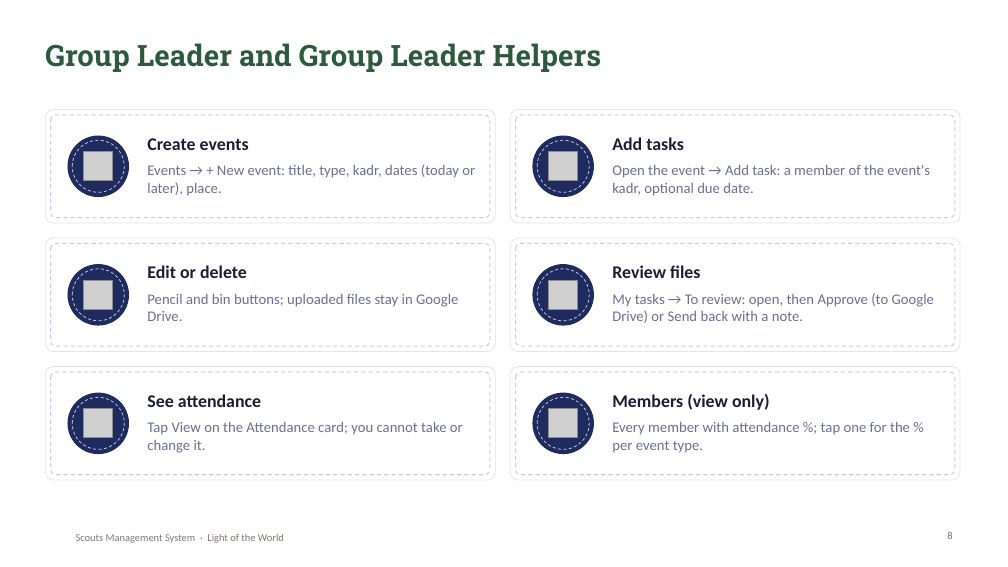
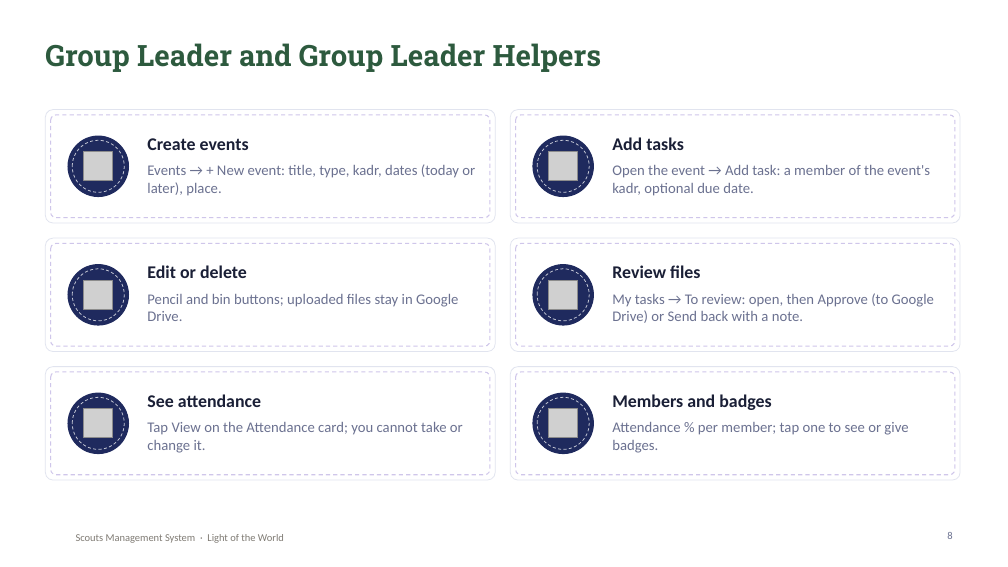
Before and after one commit to SamuelAtef123/Scouts-Management-System-Web-App, a slide deck: slide 8 of docs/Scouts-Project-Presentation.pptx. Drawn at 1008x567 pixels with LibreOffice and Linux fonts; fonts in the diff are those of the drawing; grey boxes stand for pictures; background and template pictures are left out. Boxes give left, top, right and bottom in pixels: in the first picture for what was removed or moved away, otherwise in the second. Text is boxed around its words. In the diff, an @@ line names an element or a change of style, - is before the commit and + after.

Commit message:
Add scout badges
- The Group Leader and Helpers can give any member a badge, and a Kadr
  Leader can give one to members of their own kadr: a short word (with
  suggestions) and an optional reason. Nobody can give themselves one.
- Badges are shiny pills with a badge icon, shown on the member's Profile
  (My badges) and in their member details, with a count in the Members
  list. The member is emailed (can be switched off on the Profile).
- Whoever gave a badge, or the Group Leader and Helpers, can remove it.
- Kadr Leaders now see a view-only Members page for their own kadr, where
  they give badges; Kadr Leader Helpers still have none.
- English and Arabic; README, report and presentation updated.

```diff
--- a/docs/Scouts-Project-Presentation.pptx
+++ b/docs/Scouts-Project-Presentation.pptx
@@ text at (612, 394, 771, 410): text changed @@
-Members (view only)
+Members and badges
@@ text at (612, 422, 908, 453): text changed @@
-Every member with attendance %; tap one for the % per event type.
+Attendance % per member; tap one to see or give badges.
```
Also in this commit, not shown: 3 other slides changed, 16 other files.
